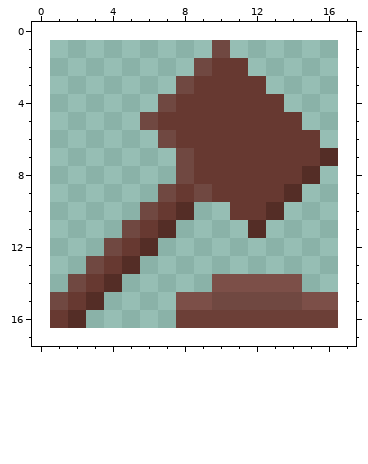
Two states of a pixel-art file, assets/auction.aseprite. That is the earlier state.
16x16 pixels, 1 frame. Colours within 5 levels of each other are drawn and written as one. The old version is drawn lined up with the new one, on the new canvas.
Once edited:
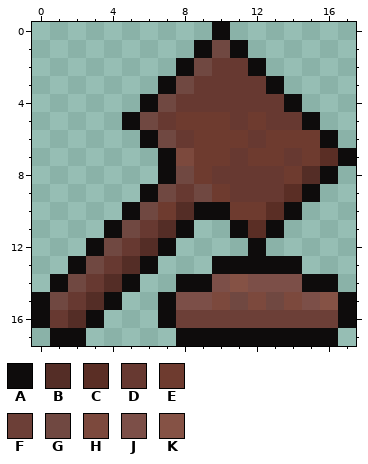
Palette (. is transparent): A #0e0c0c  B #542d26  C #5a2e25  D #673931  E #6e3b2f  F #6c3f37  G #704841  H #7c493d  J #7c4f48  K #855245
Change:
canvas 16x16 -> 18x18, the old top-left corner now at 1,1
@@ x 0..17 @@
- 0 ..................
- 1 ..........G.......
- 2 .........GDD......
- 3 ........GDDDD.....
- 4 .......GDDDDDD....
- 5 ......GDDDDDDDD...
- 6 .......GDDDDDDDD..
- 7 ........GDDDDDDDB.
- 8 ........GDDDDDDB..
- 9 .......GDGDDDDB...
-10 ......GDB..DDB....
-11 .....GDB....B.....
-12 ....GDB...........
-13 ...GDB............
-14 ..GDB.....JJJJJ...
-15 .GDB....JJGGGGGJJ.
-16 .DB.....FFFFFFFFF.
-17 ..................
+ 0 ..........A.......
+ 1 .........AGA......
+ 2 ........AGDDA.....
+ 3 .......AGDDDDA....
+ 4 ......AGDDDDDDA...
+ 5 .....AGDEEEDEDDA..
+ 6 ......AGDEEEDEEEA.
+ 7 .......AHEEDEEDECA
+ 8 .......AGEDDDDEBA.
+ 9 ......AGDGEDDDCA..
+10 .....AGEBAAEECA...
+11 ....AGDBA..ACA....
+12 ...AGDBA....A.....
+13 ..AGDBA...AAAAA...
+14 .AGDBA..AAJKJJJAA.
+15 AGDBA..AJJHGHGHJKA
+16 ADBA...AFFFFFFFFFA
+17 .AA.....AAAAAAAAA.
Boxes around the changes in both pictures, in picture pixels (x1, y1, x2, y2):
changed: (32, 22, 356, 346)
